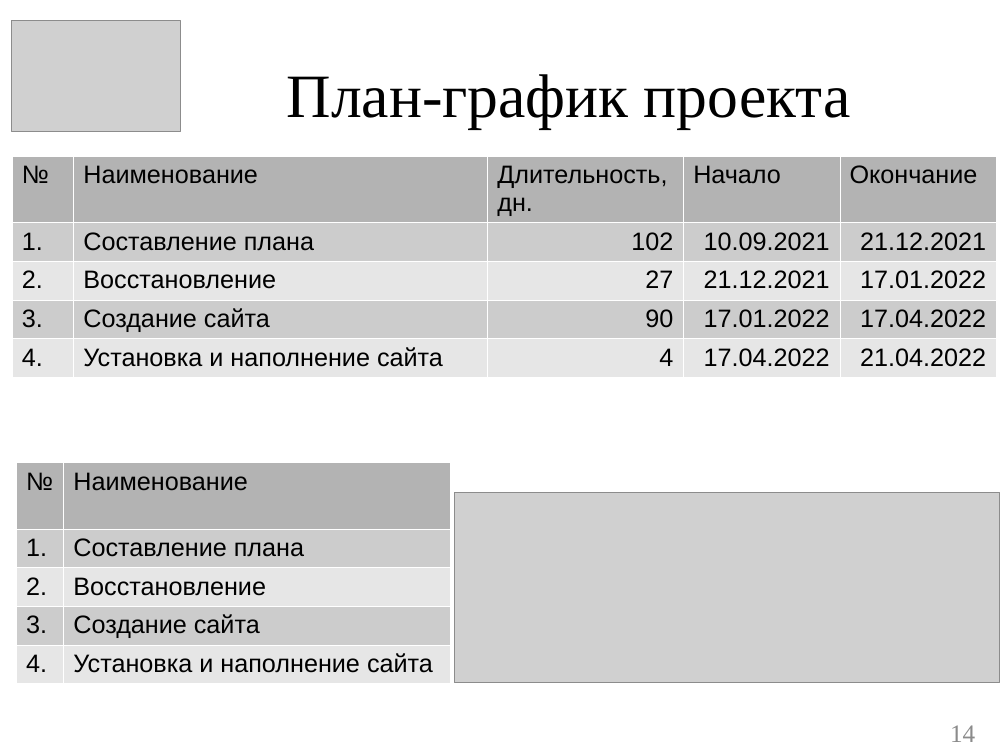
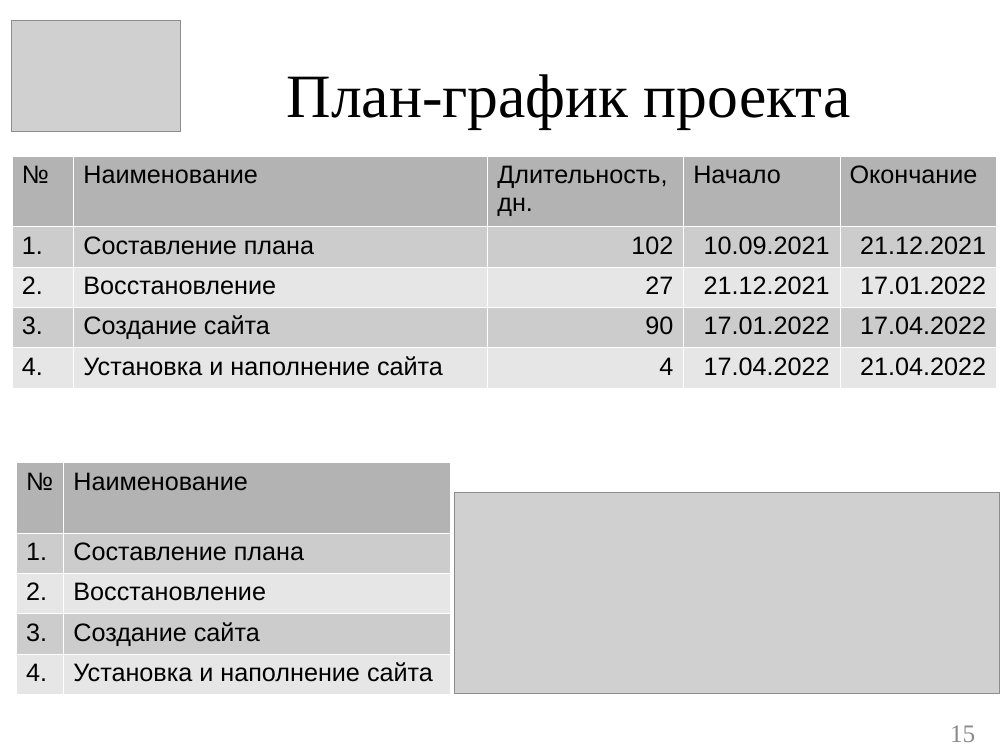
Before and after one commit to kul2002il/lab, a slide deck: slide 15 of Кулманаков Илья, 482(6).pptx (slide 14 before the commit). Drawn at 1008x756 pixels with LibreOffice and Linux fonts; fonts in the diff are those of the drawing; grey boxes stand for pictures. Boxes give left, top, right and bottom in pixels: in the first picture for what was removed or moved away, otherwise in the second. Text is boxed around its words. In the diff, an @@ line names an element or a change of style, - is before the commit and + after.

```diff
--- a/Кулманаков Илья, 482(6).pptx
+++ b/Кулманаков Илья, 482(6).pptx
@@ table: place and size @@
-table at <box>12,155,996,376</box>
+table at <box>12,155,996,387</box>
@@ table: place and size @@
-table at <box>16,462,450,682</box>
+table at <box>16,462,450,694</box>
@@ picture: place and size @@
-picture at <box>455,492,1001,682</box>
+picture at <box>455,492,1001,694</box>
@@ page number at <box>950,725,975,742</box>: text changed @@
-14
+15
```
Also in this commit, not shown: 12 other slides changed, 1 slide added.
